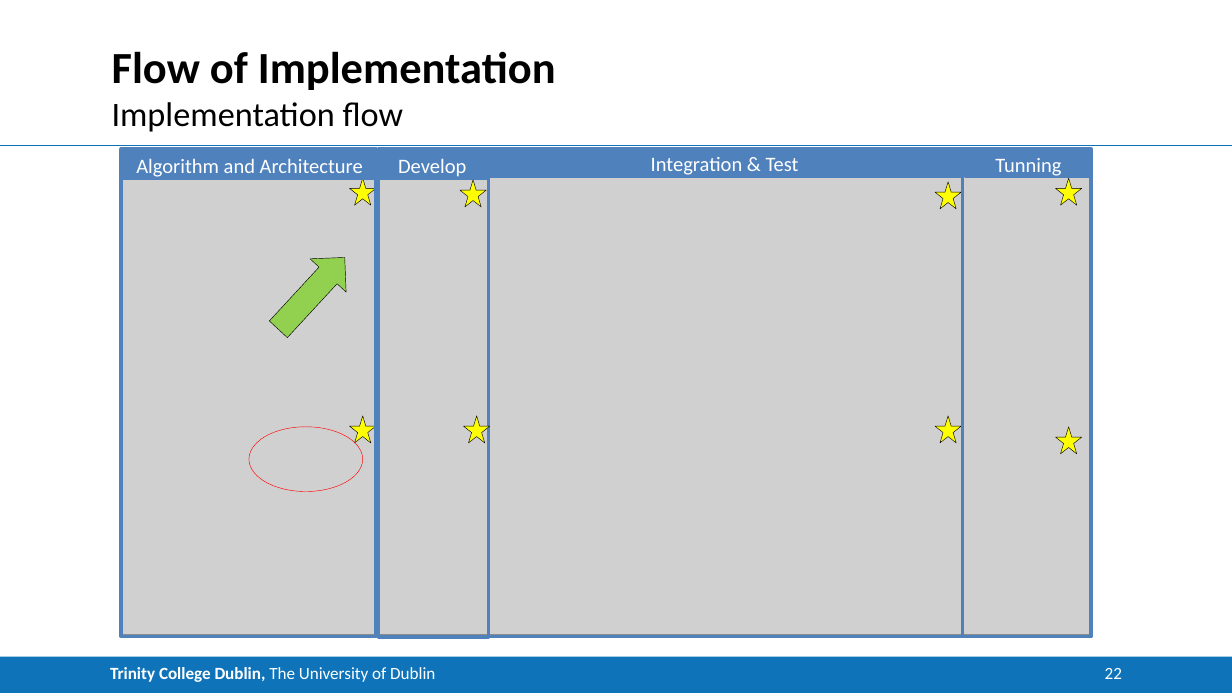
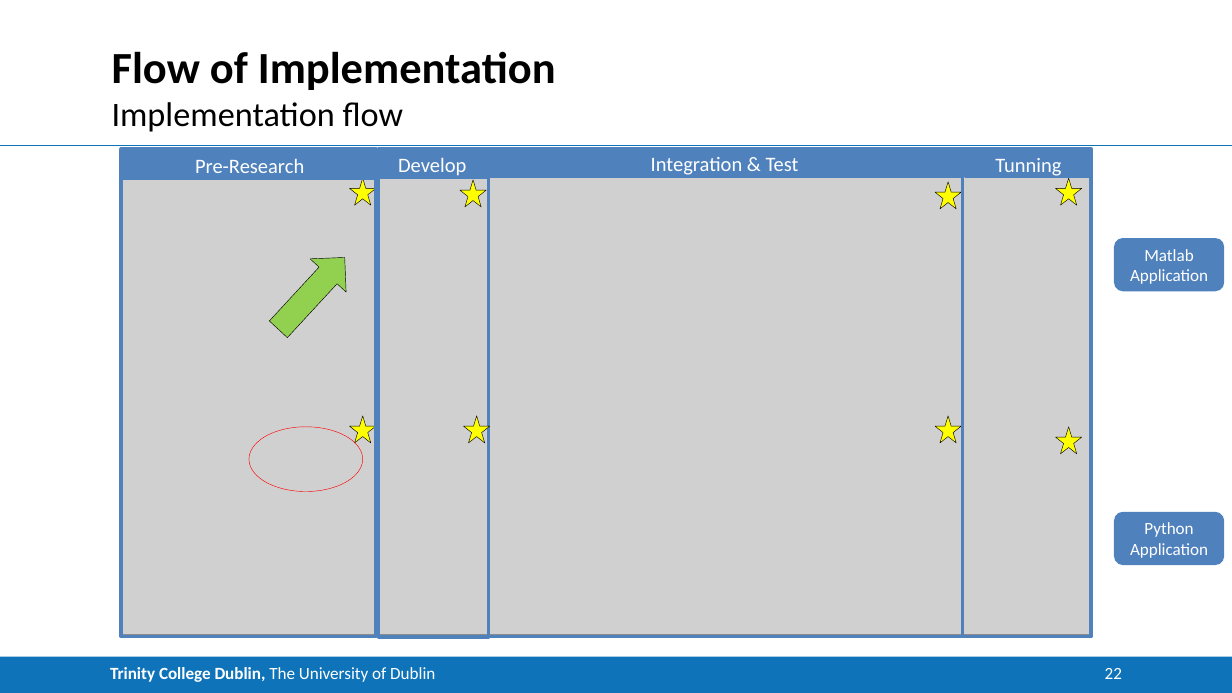
Before and after one commit to CNStanLee/CM_Matting, a slide deck: slide 22 of 005Submisson/001ProjPlanPresentation/ProjectPlanPresentation.pptx. Drawn at 1232x693 pixels with LibreOffice and Linux fonts; fonts in the diff are those of the drawing; grey boxes stand for pictures. Boxes give left, top, right and bottom in pixels: in the first picture for what was removed or moved away, otherwise in the second. Text is boxed around its words. In the diff, an @@ line names an element or a change of style, - is before the commit and + after.

```diff
--- a/005Submisson/001ProjPlanPresentation/ProjectPlanPresentation.pptx
+++ b/005Submisson/001ProjPlanPresentation/ProjectPlanPresentation.pptx
@@ text in rectangle at (195,158,304,173): text changed @@
-Algorithm and Architecture
+Pre-Research
@@ rounded rectangle added at (1114,238,1223,291), fill #4F81BD, 10 pt, text #FFFFFF @@
+Matlab
+Application
@@ rounded rectangle added at (1114,511,1223,564), fill #4F81BD, 10 pt, text #FFFFFF @@
+Python
+Application
```
Also in this commit, not shown: 2 other slides changed, 1 other file.
